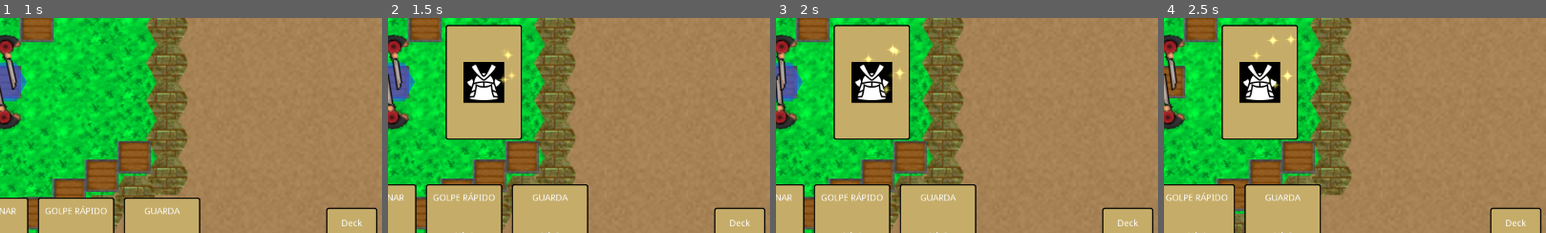
Above: before the commit, frames 1-4 (left to right).
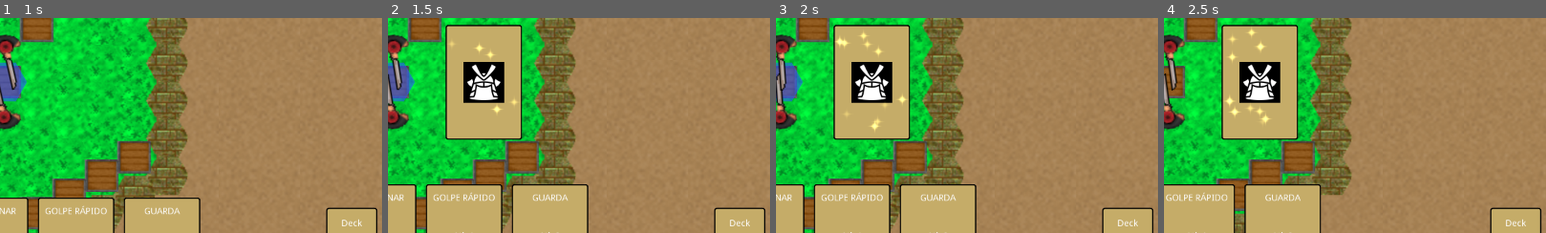
Above: after the commit, the same moments.

Repository: AndreMicheletti/samurai-hex-game
Game: Godot game, scene res://scenes/TitleScreen.tscn
The game is run twice, just before and just after one commit, with the same random seed, the same clock (stepped at 60 frames per second) and the same inputs.
Inputs (mouse positions are % of the whole screen's width and height, from its top left):
- Up to frame 1 (1 s): click "Play" at 0.5 s
- Up to frame 2 (1.5 s): move the mouse to (62, 50) at 1.27 s; click (62, 50) at 1.42 s
- Up to frame 3 (2 s): no input
- Up to frame 4 (2.5 s): move the mouse to (37, 87) at 2.02 s; click (37, 87) at 2.17 s
The pictures show only the part of the screen within x 49-99%, y 35-85%; the shares and areas given below are measured in that part.

Frame 1 is identical in both runs. In frame 2, 0.3% of the frame differs, in the area x 16-34%, y 11-45%; in frame 3, 0.5%; in frame 4, 0.6%, in the area x 16-35%, y 4-49%.

Commit message:
fixed card particle effects

Diff:
--- a/scenes/gui/Card.tscn
+++ b/scenes/gui/Card.tscn
@@ -302,7 +302,7 @@
 
 [node name="Flames" type="CPUParticles2D" parent="."]
 material = SubResource( 6 )
-position = Vector2( 50, 170 )
+position = Vector2( 55, 170 )
 z_index = 50
 emitting = false
 amount = 80
@@ -310,7 +310,7 @@
 local_coords = false
 texture = ExtResource( 3 )
 emission_shape = 2
-emission_rect_extents = Vector2( 55, 1 )
+emission_rect_extents = Vector2( 60, 1 )
 gravity = Vector2( 0, -98 )
 angle = 45.0
 angle_random = 1.0
@@ -319,11 +319,12 @@
 
 [node name="Special" type="CPUParticles2D" parent="."]
 material = SubResource( 7 )
-position = Vector2( 40, 60 )
+position = Vector2( 60, 90 )
 emitting = false
+amount = 12
 texture = ExtResource( 4 )
 emission_shape = 2
-emission_rect_extents = Vector2( 30, 50 )
+emission_rect_extents = Vector2( 60, 80 )
 gravity = Vector2( 0, -20 )
 scale_amount = 0.05
 color_ramp = SubResource( 8 )
